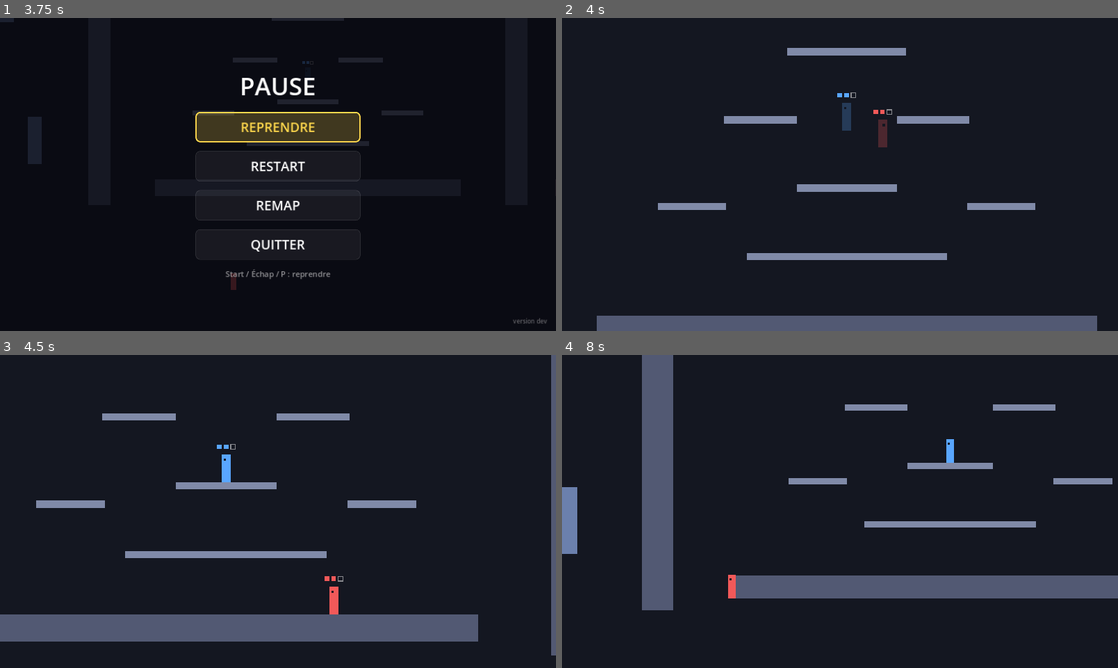
Above: before the commit, frames 1-4 (two rows, left to right).
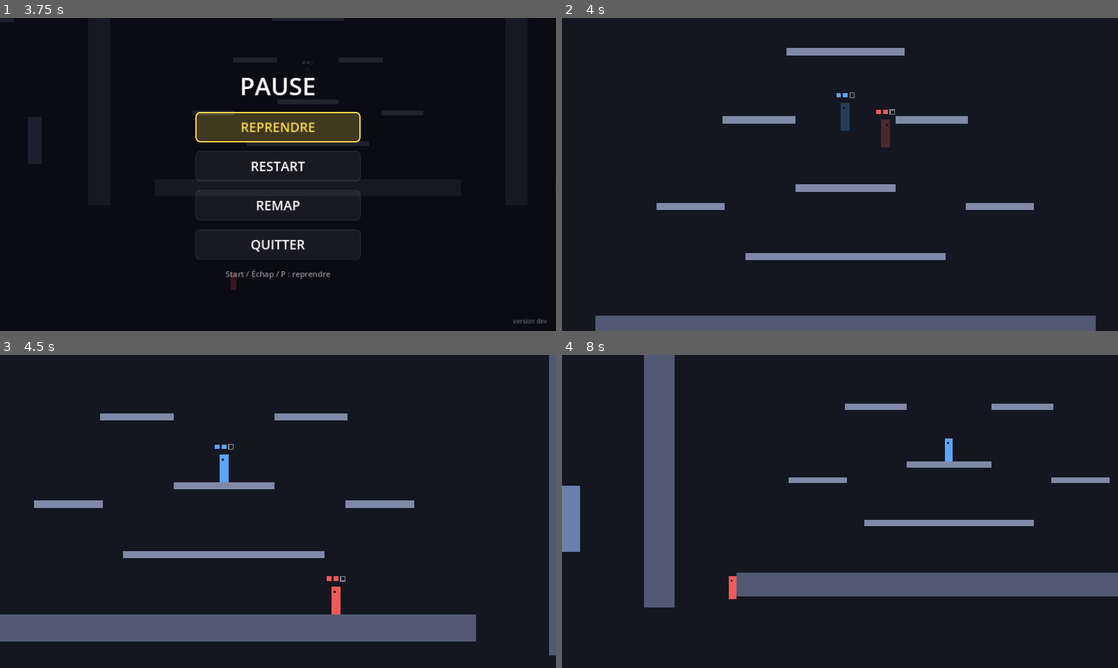
Above: after the commit, the same moments.

Repository: BBStain/jvtest
Game: Godot game, scene res://scenes/menu.tscn
The game is run twice, just before and just after one commit, with the same random seed, the same clock (stepped at 60 frames per second) and the same inputs.
Inputs (mouse positions are in pixels of both pictures, inside the frame that each line leads up to):
- Up to frame 1 (3.75 s): tap Enter at 0.5 s; move the mouse to (400, 158) at 0.52 s; hold D 0.53-2.03 s; tap Shift at 0.6, 1.55, 2.85 s; click (400, 158) at 0.67 s; tap Space at 0.77, 1.25, 1.52 s; tap L at 0.8, 1.35, 2.3 s; move the mouse to (166, 190) at 1.27 s; move the mouse to (333, 105) at 2.02 s; hold A 2.03-2.78 s; hold Right (p2_right) 2.03-2.78 s; move the mouse to (250, 237) at 2.77 s; hold D (p1_right) from 2.78 s (still down); click (250, 237) at 2.92 s; tap Space (p1_jump) at 3.02 s; move the mouse to (444, 221) at 3.52 s; tap P at 3.6 s
- Up to frame 2 (4 s): keep holding D (p1_right); tap Space (p1_jump) at 3.77 s; tap L at 3.8 s
- Up to frame 3 (4.5 s): move the mouse to (111, 464) at 4.27 s; release D (p1_right) at 4.28 s; hold A from 4.28 s (still down); tap F at 4.35 s
- Up to frame 4 (8 s): tap Space (p1_jump) at 4.52, 6.02, 6.77, 7.52 s; tap Shift at 4.55, 6.05, 7.55 s; move the mouse to (867, 511) at 5.02 s; release A at 5.03 s; hold D (p1_right) 5.03-5.78 s; tap R at 5.1 s; click (867, 511) at 5.17 s; tap L at 5.3, 6.8, 7.35 s; move the mouse to (756, 433) at 5.77 s; hold A 5.78-7.28 s; tap G at 5.85 s; move the mouse to (962, 495) at 6.52 s; tap C at 6.6 s; move the mouse to (728, 527) at 7.27 s; hold D (p1_right) from 7.28 s (still down); click (728, 527) at 7.42 s

Frame 1 is identical in both runs. In frame 2, 0.3% of the frame differs, in the area x 6-97%, y 9-100%; in frame 3, 0.7%; in frame 4, 2.5%, in the area x 0-100%, y 0-82%.

Commit message:
Gros check-up : 9 petits défauts corrigés, avec un test pour chacun
- Blocage parfait compté depuis l'appui sur B (plus de blocage parfait gratuit après sa propre attaque)
- Reprise après pause : les touches gardées (charge, blocage, saut) ne sont plus lâchées
- Y appuyé pendant une recharge gardé en mémoire comme X
- À 3-4 joueurs, deux joueurs qui se frappent font toujours un choc, quel que soit l'ordre
- Un duel tranché ne repart plus sur un contre ; un bouclier cassé pendant un duel ne l'écourte plus
- Menu : Shift droit appartient au clavier de droite
- Endurance : bloquer en courant la vide 2,33 fois plus vite pour chaque perso
- Protections contre les divisions par zéro dans les réglages de perso
- Test : chaque perso monte sur la plateforme du milieu en un saut

Co-Authored-By: Claude Opus 5.5 (1M context) <noreply@anthropic.com>
Claude-Session: https://claude.ai/code/session_01THvWsQSvKyigxsJfQsC1D9

Diff:
--- a/scripts/fighter.gd
+++ b/scripts/fighter.gd
@@ -60,7 +60,7 @@
 const PARRY_COOLDOWN := 1.0             ## ... c'est un contre : celui qui frappait ne frappe plus pendant 1 s
 
 # --- Course (LT / Shift, à maintenir) et endurance ---
-const STAMINA_BLOCK_SPRINT_DRAIN := 70.0  ## ... et en bloquant tout en courant
+const STAMINA_BLOCK_SPRINT_MULT := 2.33  ## en bloquant tout en courant, l'endurance part 2,33 fois plus vite
 const STAMINA_REGEN_DELAY := 0.6        ## temps avant que l'endurance remonte
 const STAMINA_RESTART := 25.0           ## jauge vide : il faut remonter jusque-là pour recourir
 const STAMINA_SHOW_TIME := 1.0          ## la jauge reste affichée ce temps après être pleine
@@ -104,6 +104,7 @@
 var _attack_heavy := false              ## true = attaque lourde en cours
 var _attack_cooldown_timer := 0.0
 var _attack_buffer_timer := 0.0
+var _heavy_buffer_timer := 0.0          ## pareil pour Y : appuyé un peu trop tôt, il compte quand même
 var _heavy_charging := false            ## true = on garde Y pour charger l'attaque lourde
 var _charge_time := 0.0
 var _heavy_charge := 0.0                ## 0 = pas chargée, 1 = charge pleine
@@ -118,7 +119,7 @@
 var shield_broken := false              ## cassé : plus de blocage jusqu'à la fin de la partie
 var _cracks: Array[PackedVector2Array] = []  ## les fissures du bouclier, une par point perdu
 var _blocking := false
-var _block_time := 0.0                  ## depuis combien de temps on bloque (pour le blocage parfait)
+var _block_hold_time := 0.0             ## depuis combien de temps B est appuyé (pour le blocage parfait)
 var _shield_regen_timer := 0.0
 var _shield_broken_timer := 0.0         ## pour l'effet visuel du bouclier cassé
 var _shield_flash_timer := 0.0          ## petit éclat quand le bouclier encaisse un coup
@@ -193,17 +194,20 @@
 	else:
 		_tick_movement(input, on_floor, delta)
 
-	# X est gardé en mémoire un court instant : en martelant, le coup suivant part dès que possible.
+	# X et Y sont gardés en mémoire un court instant : en martelant, le coup suivant part dès que
+	# possible, et un Y appuyé juste avant la fin d'une recharge n'est pas perdu.
 	if input.attack_pressed:
 		_attack_buffer_timer = ATTACK_BUFFER
-	if _blocking:
-		pass  # pas d'attaque en bloquant
-	elif _attack_buffer_timer > 0.0:
-		if can_attack():
+	if input.heavy_pressed:
+		_heavy_buffer_timer = ATTACK_BUFFER
+	if not _blocking and can_attack():  # pas d'attaque en bloquant
+		if _attack_buffer_timer > 0.0:
 			_attack_buffer_timer = 0.0
+			_heavy_buffer_timer = 0.0
 			_try_start_attack(false)
-	elif input.heavy_pressed:
-		_try_start_attack(true)
+		elif _heavy_buffer_timer > 0.0:
+			_heavy_buffer_timer = 0.0
+			_try_start_attack(true)
 	_tick_attack(input, delta)
 
 	move_and_slide()
@@ -217,6 +221,7 @@
 	_dash_cooldown_timer -= delta
 	_attack_cooldown_timer -= delta
 	_attack_buffer_timer -= delta
+	_heavy_buffer_timer -= delta
 	_invincible_timer -= delta
 	_knockback_timer -= delta
 	_wall_jump_timer -= delta
@@ -234,7 +239,7 @@
 	var moving := absf(input.stick.x) > 0.2
 	_sprinting = input.sprint_held and not _exhausted and stamina > 0.0 and (moving or _blocking)
 	if _sprinting:
-		stamina -= (STAMINA_BLOCK_SPRINT_DRAIN if _blocking else stats.stamina_sprint_drain) * delta
+		stamina -= stats.stamina_sprint_drain * (STAMINA_BLOCK_SPRINT_MULT if _blocking else 1.0) * delta
 		_stamina_regen_timer = STAMINA_REGEN_DELAY
 		if stamina <= 0.0:
 			stamina = 0.0
@@ -254,7 +259,9 @@
 func _update_block(input: InputState, delta: float) -> void:
 	_blocking = input.block_held and not shield_broken and not is_dashing() \
 		and not _is_attack_startup_or_active()
-	_block_time = _block_time + delta if _blocking else 0.0
+	# Compté depuis l'appui sur B, même si on ne pouvait pas encore bloquer (pendant une attaque,
+	# un dash...) : garder B appuyé pendant sa propre attaque ne donne pas un blocage parfait gratuit.
+	_block_hold_time = _block_hold_time + delta if input.block_held else 0.0
 	if _blocking or shield_broken or shield >= stats.shield_max:
 		_shield_regen_timer = 0.0
 		return
@@ -372,7 +379,7 @@
 	if _heavy_charging:
 		# On charge tant que Y est gardé ; on frappe en le lâchant, ou quand la charge est pleine.
 		_charge_time += delta
-		_heavy_charge = clampf((_charge_time - stats.heavy_startup) / (stats.heavy_charge_time - stats.heavy_startup), 0.0, 1.0)
+		_heavy_charge = clampf((_charge_time - stats.heavy_startup) / maxf(stats.heavy_charge_time - stats.heavy_startup, 0.001), 0.0, 1.0)
 		if (_charge_time >= stats.heavy_startup and not input.heavy_held) or _charge_time >= stats.heavy_charge_time:
 			_heavy_charging = false
 			_aim_at_target()  # l'adversaire a pu bouger pendant la charge
@@ -395,7 +402,7 @@
 
 ## Angle actuel de l'arme pendant l'attaque lourde (en radians, côté "facing").
 func _heavy_angle() -> float:
-	var progress := clampf((_attack_time - stats.heavy_startup) / stats.heavy_active, 0.0, 1.0)
+	var progress := clampf((_attack_time - stats.heavy_startup) / maxf(stats.heavy_active, 0.001), 0.0, 1.0)
 	return deg_to_rad(lerpf(HEAVY_ARC_START, HEAVY_ARC_END, progress))
 
 
@@ -455,7 +462,7 @@
 
 ## Blocage parfait : on vient tout juste de commencer à bloquer.
 func is_parrying() -> bool:
-	return _blocking and _block_time <= PARRY_WINDOW
+	return _blocking and _block_hold_time <= PARRY_WINDOW
 
 
 func can_attack() -> bool:
@@ -579,7 +586,7 @@
 ## Toutes les poussées reçues (coups, chocs, bouclier) passent par ici : plus le perso est lourd,
 ## moins il est repoussé (poids 2 = 2 fois moins loin).
 func _pushed(force: Vector2) -> Vector2:
-	return force / stats.mass()
+	return force / maxf(stats.mass(), 0.1)  # jamais de division par zéro, même avec un réglage bizarre
 
 
 ## Sorti de la map : on perd une vie et on réapparaît au milieu.
--- a/scripts/game.gd
+++ b/scripts/game.gd
@@ -91,7 +91,13 @@
 	for fighter in fighters:
 		var input := fighter.input_source.poll()
 		if _resume_grace > 0:
-			input = InputState.new()  # la touche qui a fermé la pause ne fait pas sauter / frapper
+			# La touche qui a fermé la pause ne fait pas sauter / frapper. Les touches gardées
+			# (charge de la lourde, blocage, saut) restent, pour ne rien lâcher par erreur.
+			input.jump_pressed = false
+			input.attack_pressed = false
+			input.heavy_pressed = false
+			input.dash_pressed = false
+			input.down_pressed = false
 		fighter.physics_tick(input, delta)
 	_resume_grace -= 1
 
@@ -295,20 +301,33 @@
 ## On repère d'abord tous les coups de la frame, puis on les applique : si deux joueurs se
 ## touchent exactement en même temps, c'est un choc, les deux attaques s'annulent et personne ne perd de vie.
 func _resolve_hits() -> void:
-	var landed: Array[Dictionary] = []
+	# Qui chaque attaque touche-t-elle ?
+	var reached := {}
 	for attacker in fighters:
 		if not attacker.is_attack_active():
 			continue
+		reached[attacker] = []
 		for victim in fighters:
-			if victim == attacker or not victim.can_be_hit():
-				continue
-			if _segment_hits_rect(attacker.attack_start(), attacker.attack_center(), attacker.attack_radius(), victim.body_rect()):
-				var hit_dir := (victim.global_position - attacker.global_position).normalized()
-				if not attacker.is_heavy_attack():
-					hit_dir = attacker.attack_direction()
-				landed.append({"attacker": attacker, "victim": victim, "dir": hit_dir,
-					"knockback": attacker.attack_knockback(), "heavy": attacker.is_heavy_attack()})
+			if victim != attacker and victim.can_be_hit() and _segment_hits_rect(
+					attacker.attack_start(), attacker.attack_center(), attacker.attack_radius(), victim.body_rect()):
+				reached[attacker].append(victim)
+	# Une attaque touche un seul joueur : de préférence celui qui la frappe en retour (c'est alors
+	# un choc), sinon le premier. Ainsi, à 3 ou 4, l'ordre des joueurs ne change rien.
+	var landed: Array[Dictionary] = []
+	for attacker in reached:
+		var victims: Array = reached[attacker]
+		if victims.is_empty():
+			continue
+		var victim: Fighter = victims[0]
+		for other in victims:
+			if reached.has(other) and attacker in reached[other]:
+				victim = other
 				break
+		var hit_dir: Vector2 = (victim.global_position - attacker.global_position).normalized()
+		if not attacker.is_heavy_attack():
+			hit_dir = attacker.attack_direction()
+		landed.append({"attacker": attacker, "victim": victim, "dir": hit_dir,
+			"knockback": attacker.attack_knockback(), "heavy": attacker.is_heavy_attack()})
 	# Deux joueurs qui se touchent l'un l'autre : choc, leurs deux coups sont annulés.
 	var clashed: Array[Fighter] = []
 	for hit in landed:
@@ -353,7 +372,10 @@
 	burst.color = Color(0.75, 0.9, 1.0)
 	burst.position = victim.global_position
 	add_child(burst)
-	_time_engine.play(SHIELD_BREAK_TIME_SCALE, SHIELD_BREAK_SLOWMO)
+	if _duel.is_empty():
+		_time_engine.play(SHIELD_BREAK_TIME_SCALE, SHIELD_BREAK_SLOWMO)
+	else:
+		_time_engine.renew()  # pendant un micro-duel, le duel continue (et repart pour toute sa durée)
 
 
 ## Un segment épais (de a à b, d'épaisseur radius de chaque côté) touche-t-il le rectangle ?
--- a/scripts/menu_input.gd
+++ b/scripts/menu_input.gd
@@ -36,6 +36,8 @@
 func read(event: InputEvent) -> Dictionary:
 	if event is InputEventKey and event.pressed and not event.echo:
 		var key: int = event.physical_keycode
+		if key == KEY_SHIFT and event.location == KEY_LOCATION_RIGHT:
+			return _press({"type": "keyboard", "layout": 1}, "")  # Shift droit = course du joueur de droite
 		if KEYS_RIGHT_SIDE.has(key):
 			return _press({"type": "keyboard", "layout": 1}, KEYS_RIGHT_SIDE[key])
 		return _press({"type": "keyboard", "layout": 0}, KEYS_LEFT_SIDE.get(key, ""))
--- a/scripts/time_engine.gd
+++ b/scripts/time_engine.gd
@@ -11,6 +11,7 @@
 var _scale := 1.0        ## vitesse visée (1 = normale, 0.5 = 2 fois moins vite, 2 = 2 fois plus vite)
 var _time_left := 0.0    ## vraies secondes restantes avant le retour à la normale
 var _duration := 0.0     ## durée demandée au dernier play() (pour renew())
+var _stopping := false   ## stop() demandé : le ralenti se termine, renew() ne le relance plus
 
 
 func _ready() -> void:
@@ -27,18 +28,20 @@
 	_scale = maxf(time_scale, 0.05)
 	_duration = duration
 	_time_left = duration
+	_stopping = false
 	Engine.time_scale = _scale
 
 
 ## Si un ralenti (ou une accélération) est en cours, il repart de zéro pour toute sa durée.
-## Ne fait rien sinon.
+## Ne fait rien sinon, ni s'il est en train de s'arrêter (par exemple un duel déjà tranché).
 func renew() -> void:
-	if is_active():
+	if is_active() and not _stopping:
 		play(_scale, _duration)
 
 
 ## Revient à la vitesse normale : en douceur (sur RAMP_TIME), ou tout de suite.
 func stop(instant := false) -> void:
+	_stopping = true
 	if instant:
 		_time_left = 0.0
 		Engine.time_scale = 1.0
--- a/tests/sim_test.gd
+++ b/tests/sim_test.gd
@@ -824,6 +824,25 @@
 	await shot("16_jumb_jib")
 	check(full_frames > 0 and full_frames < 50, "Jib : sa lourde arrive au max plus vite (%.2f s)" % (full_frames / 60.0))
 
+	# 11c) Chaque perso monte sur la plateforme du milieu en un seul saut (Jumb saute un peu moins haut,
+	# mais ça ne doit pas l'empêcher d'aller là où va la Barre)
+	for c_path in GameSetup.CHARACTERS:
+		GameSetup.player_characters = [c_path, c_path]
+		await new_game()
+		GameSetup.player_characters = []
+		p1 = game.fighters[0]; p2 = game.fighters[1]
+		p2.input_source = Scripted.new(func(s, f): pass)
+		p1.input_source = Scripted.new(func(s, f): pass)
+		await step(40)
+		p1.position.x = 640  # sous la plateforme du milieu
+		p1.input_source = Scripted.new(func(s, f):
+			s.jump_pressed = f == 1
+			s.jump_held = f >= 1 and f < 40)
+		await step(70)
+		var feet := p1.position.y + p1.stats.body_size.y / 2.0
+		check(p1.is_on_floor() and absf(feet - 432.0) < 3.0,
+			"Saut : %s monte sur la plateforme du milieu en un saut (pieds à y=%.0f)" % [p1.stats.display_name, feet])
+
 	# 12) Contenu : chaque perso et chaque map de GameSetup est complet et jouable
 	# (si on ajoute un perso ou une map incomplet, la mise en ligne s'arrête ici)
 	for path in GameSetup.CHARACTERS:
@@ -873,6 +892,105 @@
 	GameSetup.player_devices = []
 	GameSetup.player_characters = []
 
+	# 13) Check-up : les petits défauts corrigés restent corrigés
+	# 13a) Garder B pendant sa propre attaque lourde ne donne pas un blocage parfait juste après
+	await new_game()
+	p1 = game.fighters[0]; p2 = game.fighters[1]
+	p1.position.x = 250; p2.position.x = 650
+	p1.input_source = Scripted.new(func(s, f): pass)
+	p2.input_source = Scripted.new(func(s, f):
+		s.heavy_pressed = f == 1
+		s.heavy_held = f < 30
+		s.block_held = f >= 3)
+	await step(5)
+	check(p2.is_charging_heavy() and not p2.is_blocking(), "Blocage parfait : J2 charge sa lourde en gardant B")
+	for i in 80:  # jusqu'à la première frame où J2 peut enfin bloquer, après sa lourde
+		await step(1)
+		if p2.is_blocking():
+			break
+	check(p2.is_blocking() and not p2.is_parrying(), "Blocage parfait : B gardé depuis la lourde ne compte pas comme un appui pile")
+	p1.position = Vector2(p2.position.x - 50, p2.position.y); p1.velocity = Vector2.ZERO
+	p1._attack_heavy = false
+	p1._attack_has_hit = false
+	p1._attack_dir = Vector2.RIGHT
+	p1._attack_time = base.attack_startup
+	await step(1)
+	check(p2.lives == 3 and p2.shield == base.shield_max - 1, "Blocage parfait : là, c'est un blocage normal (bouclier %d)" % p2.shield)
+
+	# 13b) Pause pendant la charge d'une lourde : à la reprise, la charge continue (Y toujours tenu)
+	await new_game()
+	p1 = game.fighters[0]; p2 = game.fighters[1]
+	p1.position.x = 250; p2.position.x = 900
+	p2.input_source = Scripted.new(func(s, f): pass)
+	p1.input_source = Scripted.new(func(s, f):
+		s.heavy_pressed = f == 1
+		s.heavy_held = true)
+	await step(15)
+	game.open_pause()
+	await get_tree().process_frame
+	game.close_pause()
+	await step(3)
+	check(p1.is_charging_heavy(), "Pause : la lourde en charge n'est pas lâchée à la reprise")
+
+	# 13c) Y appuyé juste avant la fin de la recharge de l'attaque légère : la lourde part quand même
+	await new_game()
+	p1 = game.fighters[0]; p2 = game.fighters[1]
+	p1.position.x = 250; p2.position.x = 900
+	p2.input_source = Scripted.new(func(s, f): pass)
+	p1.input_source = Scripted.new(func(s, f):
+		s.attack_pressed = f == 1
+		s.heavy_pressed = f == 4
+		s.heavy_held = f >= 4)
+	await step(20)
+	check(p1.is_charging_heavy(), "Attaque lourde : Y appuyé pendant la recharge n'est pas perdu")
+
+	# 13d) À 3 joueurs : J2 et J3 se frappent l'un l'autre avec J1 entre eux -> choc entre J2 et J3,
+	# J1 n'est pas touché (avant, ça dépendait de l'ordre des joueurs)
+	GameSetup.player_devices = [[{"type": "keyboard", "layout": 0}], [{"type": "keyboard", "layout": 1}], [{"type": "joypad", "id": 5}]]
+	await new_game()
+	GameSetup.player_devices = []
+	f3 = game.fighters
+	for fi in f3:
+		fi.input_source = Scripted.new(func(s, f): pass)
+	await step(40)
+	f3[0].position = Vector2(600, 540); f3[1].position = Vector2(560, 540); f3[2].position = Vector2(640, 540)
+	for k in [1, 2]:
+		var fi: Fighter = f3[k]
+		fi._attack_heavy = false
+		fi._attack_has_hit = false
+		fi._attack_dir = Vector2.RIGHT if k == 1 else Vector2.LEFT
+		fi._attack_time = base.attack_startup
+	game._resolve_hits()
+	check(f3[0].lives == 3 and f3[1].lives == 3 and f3[2].lives == 3 and not f3[1].is_attacking() and not f3[2].is_attacking(),
+		"3 joueurs : J2 et J3 se frappent = choc, J1 entre eux n'est pas touché (vies %d %d %d)" % [f3[0].lives, f3[1].lives, f3[2].lives])
+
+	# 13e) Un duel déjà tranché ne repart pas sur un contre, et un bouclier cassé pendant un duel ne l'écourte pas
+	await new_game()
+	p1 = game.fighters[0]; p2 = game.fighters[1]
+	p1.input_source = Scripted.new(func(s, f): pass)
+	p2.input_source = Scripted.new(func(s, f): pass)
+	await step(30)
+	game._start_duel(p1, p2)
+	game._time_engine.stop()
+	game._clash(p1, p2, p1.position)
+	check(game._time_engine._time_left <= TimeEngine.RAMP_TIME, "Ralenti : un duel tranché ne repart pas sur un contre")
+	game._start_duel(p1, p2)
+	game._time_engine._time_left = 2.0
+	p2.shield = 1
+	game._hit_shield(p1, p2, false)
+	check(p2.shield_broken and is_equal_approx(game._time_engine._time_left, Game.DUEL_DURATION) and is_equal_approx(Engine.time_scale, Game.DUEL_TIME_SCALE),
+		"Ralenti : bouclier cassé pendant un duel, le duel continue (%.1f s, vitesse %.2f)" % [game._time_engine._time_left, Engine.time_scale])
+	game._time_engine.stop(true)
+
+	# 13f) Menu : Shift droit appartient au joueur du clavier de droite
+	var reader := MenuInput.new()
+	var shift := InputEventKey.new()
+	shift.physical_keycode = KEY_SHIFT
+	shift.location = KEY_LOCATION_RIGHT
+	shift.pressed = true
+	var read: Dictionary = reader.read(shift)
+	check(read.get("device", {}) == {"type": "keyboard", "layout": 1}, "Menu : Shift droit = clavier de droite (%s)" % [read.get("device")])
+
 	print("ECHECS: %d" % failures)
 	get_tree().quit(1 if failures > 0 else 0)
 
Not shown, changed: README.md
